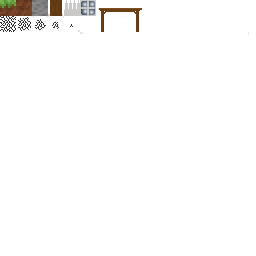
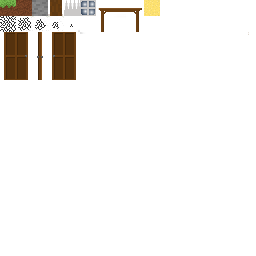
Layer changes from the first w=256, h=256 image to the second:
painted on "tileset.png" over [0, 0, 160, 80]
